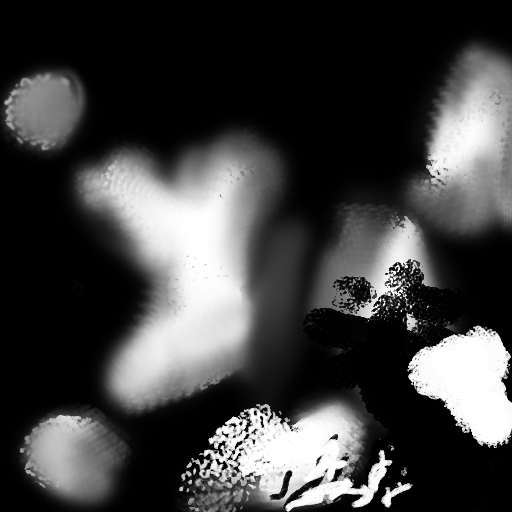
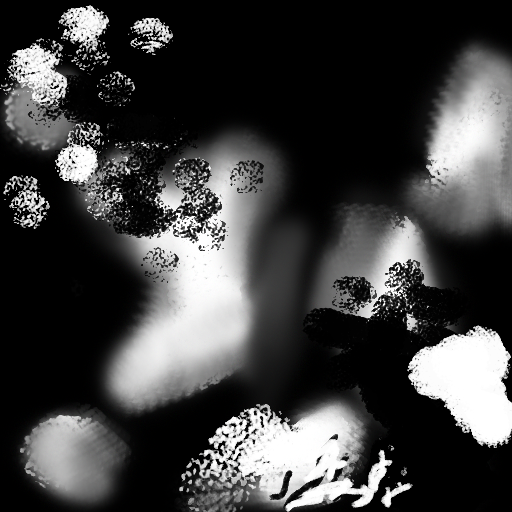
Before/after of a 512px x 512px layered artwork. What changed in the layer stack:
painted on "Layer 2" over [0, 5, 264, 283]
